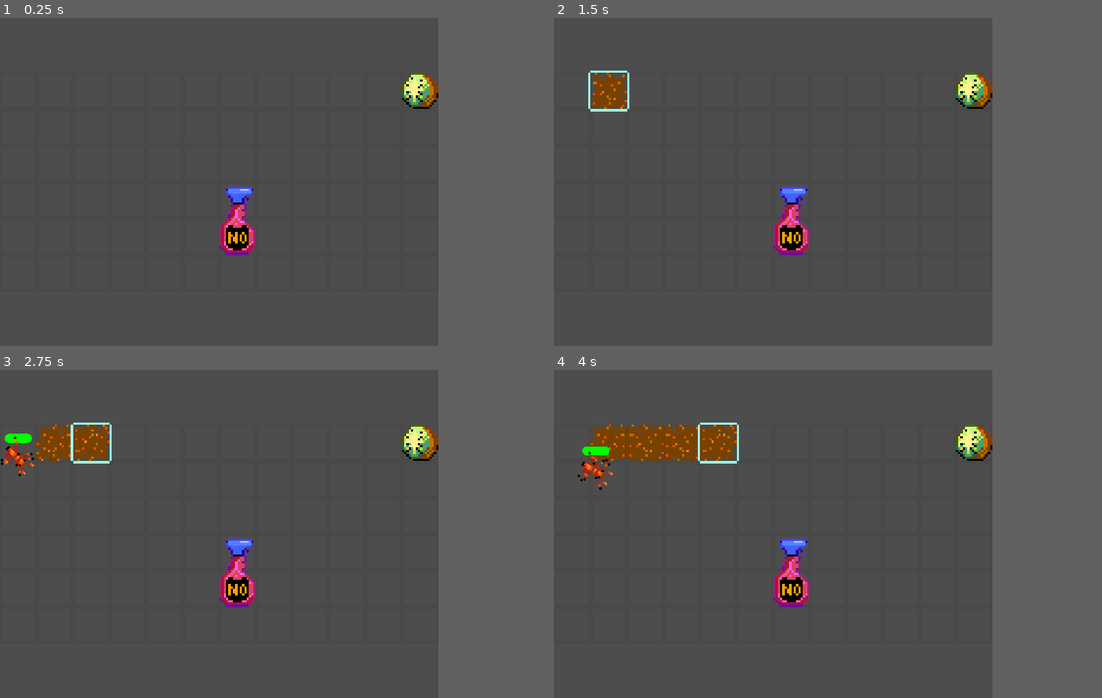
Above: before the commit, frames 1-4 (two rows, left to right).
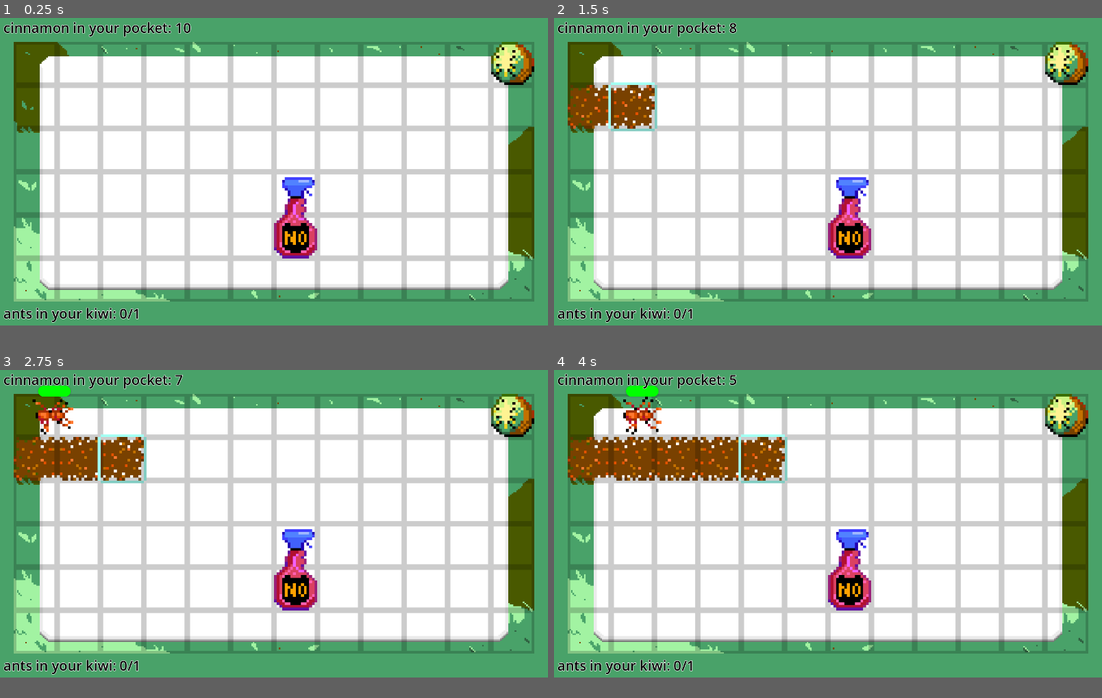
Above: after the commit, the same moments.

Repository: pmaitland/GGJ2026
Game: Godot game, scene res://scenes/main.tscn
Same seed, same stepped clock (60 frames per second), same inputs: the game is played once before the commit and once after it.
Inputs (mouse positions are in pixels of both pictures, inside the frame that each line leads up to):
- Up to frame 1 (0.25 s): no input
- Up to frame 2 (1.5 s): tap Enter at 0.5 s; move the mouse to (570, 90) at 0.52 s; click (570, 90) at 0.67 s; tap Space at 1.25 s; move the mouse to (608, 90) at 1.27 s; click (608, 90) at 1.42 s
- Up to frame 3 (2.75 s): tap Enter at 2 s; move the mouse to (93, 442) at 2.02 s; click (93, 442) at 2.17 s
- Up to frame 4 (4 s): move the mouse to (680, 442) at 2.77 s; click (680, 442) at 2.92 s; move the mouse to (718, 442) at 3.52 s; click (718, 442) at 3.67 s
In our replay, the window is 640x480 before the commit and 800x450 after it. These sizes can differ from the game's own. Grey fills any space a smaller window leaves; there, only what the larger window draws over its background counts as a difference.

The runs differ from the first frame. In frame 1, 87% of the frame differs, in the area x 0-98%, y 0-94%; in frame 2, 87%; in frame 3, 86%; in frame 4, 86%.

Commit message:
UI (#27)
* init ui

* stuff

* yet again more ui

Diff:
--- /dev/null
+++ b/mask/label.tres
@@ -0,0 +1,6 @@
+[gd_resource type="LabelSettings" format=3 uid="uid://djwmei3hfokk6"]
+
+[resource]
+font_size = 32
+font_color = Color(0, 0, 0, 1)
+outline_size = 4
--- a/mask/project.godot
+++ b/mask/project.godot
@@ -22,9 +22,8 @@
 
 [display]
 
-window/size/viewport_width=640
-window/size/viewport_height=480
-window/size/mode=3
+window/size/viewport_width=1280
+window/size/viewport_height=720
 
 [physics]
 
@@ -34,3 +33,4 @@
 
 textures/canvas_textures/default_texture_filter=0
 rendering_device/driver.windows="d3d12"
+environment/defaults/default_clear_color=Color(0.28627452, 0.63529414, 0.4117647, 1)
--- a/mask/scenes/main.tscn
+++ b/mask/scenes/main.tscn
@@ -1,9 +1,47 @@
 [gd_scene format=3 uid="uid://b1h6x3saqvosb"]
 
-[ext_resource type="PackedScene" path="res://scenes/grid.tscn" id="1_0wfyh"]
+[ext_resource type="PackedScene" uid="uid://4chjb2atieiw" path="res://scenes/grid.tscn" id="1_0wfyh"]
+[ext_resource type="LabelSettings" uid="uid://djwmei3hfokk6" path="res://label.tres" id="3_jyhfs"]
 [ext_resource type="Script" uid="uid://ulmohv3g86x2" path="res://scripts/camera.gd" id="3_sugp2"]
+[ext_resource type="Script" uid="uid://dpwrcglg0wh2x" path="res://scripts/canvas.gd" id="3_tbgi4"]
+[ext_resource type="Texture2D" uid="uid://8i2glqwrb5xd" path="res://sprites/background/background.png" id="3_tefeu"]
 
 [node name="Main" type="Node2D" unique_id=1238660768]
+
+[node name="CanvasLayer" type="CanvasLayer" parent="." unique_id=23537687]
+script = ExtResource("3_tbgi4")
+
+[node name="GameOver" type="Label" parent="CanvasLayer" unique_id=1397893184]
+visible = false
+anchors_preset = 8
+anchor_left = 0.5
+anchor_top = 0.5
+anchor_right = 0.5
+anchor_bottom = 0.5
+offset_left = -132.0
+offset_top = -13.0
+offset_right = 132.0
+offset_bottom = 13.0
+grow_horizontal = 2
+grow_vertical = 2
+text = "many ants sought kiwi!"
+label_settings = ExtResource("3_jyhfs")
+horizontal_alignment = 1
+
+[node name="AntCount" type="Label" parent="CanvasLayer" unique_id=1663662808]
+offset_left = 8.0
+offset_top = 669.0
+offset_right = 536.0
+offset_bottom = 720.0
+text = "ants in your kiwi: 0/0"
+label_settings = ExtResource("3_jyhfs")
+
+[node name="CinnamonCount" type="Label" parent="CanvasLayer" unique_id=898208650]
+offset_left = 8.0
+offset_right = 536.0
+offset_bottom = 51.0
+text = "cinnamon in your pocket: 0/0"
+label_settings = ExtResource("3_jyhfs")
 
 [node name="Grid" parent="." unique_id=486579014 instance=ExtResource("1_0wfyh")]
 end = Vector2i(9, 0)
@@ -11,3 +49,7 @@
 [node name="Camera2D" type="Camera2D" parent="." unique_id=916026731]
 y_sort_enabled = true
 script = ExtResource("3_sugp2")
+
+[node name="Sprite2D" type="Sprite2D" parent="Camera2D" unique_id=2008863507]
+z_index = -10
+texture = ExtResource("3_tefeu")
--- a/mask/scripts/camera.gd
+++ b/mask/scripts/camera.gd
@@ -1,4 +1,7 @@
 extends Camera2D
+
+
+@onready var background = $Sprite2D
 
 
 func _process(_delta: float) -> void:
@@ -7,5 +10,9 @@
 	var zoom_x = viewport_size.x / level_size.x
 	var zoom_y = viewport_size.y / level_size.y
 	var new_zoom = min(zoom_x, zoom_y)
-	zoom = Vector2(new_zoom, new_zoom)
+	zoom = Vector2(new_zoom, new_zoom) * 0.95
 	position = (level_size / 2) - Vector2(AStar.SCALE, AStar.SCALE) / 2
+
+	var background_sprite_size = Vector2(320, 180)
+	var desired_background_size = level_size
+	background.scale = desired_background_size / background_sprite_size
--- /dev/null
+++ b/mask/scripts/canvas.gd
@@ -0,0 +1,25 @@
+extends CanvasLayer
+
+
+@onready var game_over_label: Label = $GameOver
+@onready var ant_count_label: Label = $AntCount
+@onready var cinnamon_count_label: Label = $CinnamonCount
+
+
+func _ready() -> void:
+	var grid: Node2D = get_parent().find_child("Grid")
+	grid.connect("game_over", _game_over)
+	grid.connect("ant_got_in_da_kiwi", _increase_ant_count)
+	grid.connect("cinnamon_used", _cinnamon_used)
+
+
+func _game_over() -> void:
+	game_over_label.visible = true
+
+
+func _increase_ant_count(current: int, max: int) -> void:
+	ant_count_label.text = "ants in your kiwi: %s/%s" % [current, max]
+
+
+func _cinnamon_used(remaining: int) -> void:
+	cinnamon_count_label.text = "cinnamon in your pocket: %s" % [remaining]
--- a/mask/scripts/cell.gd
+++ b/mask/scripts/cell.gd
@@ -6,7 +6,7 @@
 
 
 func _ready() -> void:
-	outline.modulate.a = 0.05
+	outline.modulate.a = 0.2
 
 
 func disable() -> void:
--- a/mask/scripts/grid.gd
+++ b/mask/scripts/grid.gd
@@ -28,6 +28,13 @@
 var cinnamon: TileMapLayer
 var kiwi: Node2D
 var cinnamon_placed: int = 0
+
+var max_successful_ant_count: int
+var successful_ant_count: int = 0
+
+signal ant_got_in_da_kiwi
+signal cinnamon_used
+signal game_over
 
 
 func _ready() -> void:
@@ -56,6 +63,9 @@
 	_create_spray_bottles()
 	_create_cinnamon()
 	_create_kiwi()
+	max_successful_ant_count = Level.get_level(Level.current_level)["kiwi_health"]
+	ant_got_in_da_kiwi.emit(successful_ant_count, max_successful_ant_count)
+	cinnamon_used.emit(Level.get_level(Level.current_level)["cinnamon"] - cinnamon_placed)
 
 
 func _next_ant() -> PackedScene:
@@ -123,6 +133,7 @@
 
 func place_cinnamon(pos: Vector2) -> void:
 	cinnamon_placed += 1
+	cinnamon_used.emit(Level.get_level(Level.current_level)["cinnamon"] - cinnamon_placed)
 	var cell: Vector2 = AStar.global_to_cell(pos)
 	_update_cinnamon(cell)
 
@@ -199,3 +210,7 @@
 
 func ant_got_da_kiwi() -> void:
 	kiwi.be_eaten()
+	successful_ant_count += 1
+	ant_got_in_da_kiwi.emit(successful_ant_count, max_successful_ant_count)
+	if successful_ant_count >= max_successful_ant_count:
+		game_over.emit()
--- a/mask/scripts/level.gd
+++ b/mask/scripts/level.gd
@@ -72,7 +72,7 @@
 		"sprays": [
 			Vector2i(6, 4),
 		],
-		"cinnamon": 10,
+		"cinnamon": 11,
 		"end": Vector2i(11, 0),
 		"kiwi_health": 1,
 	},
@@ -88,7 +88,7 @@
 			Vector2i(4, 6),
 			Vector2i(12, 1),
 		],
-		"cinnamon": 5,
+		"cinnamon": 7,
 		"kiwi_health": 3,
 	}
 ]
Binary file added: mask/fonts/monogram/monogram-extended-italic.ttf
Not shown, added: mask/fonts/monogram/monogram-extended-italic.ttf.import
Binary file added: mask/fonts/monogram/monogram-extended.ttf
Not shown, added: mask/fonts/monogram/monogram-extended.ttf.import
Binary file added: mask/fonts/monogram/monogram.ttf
Not shown, added: mask/fonts/monogram/monogram.ttf.import
Not shown, added: mask/scripts/canvas.gd.uid
